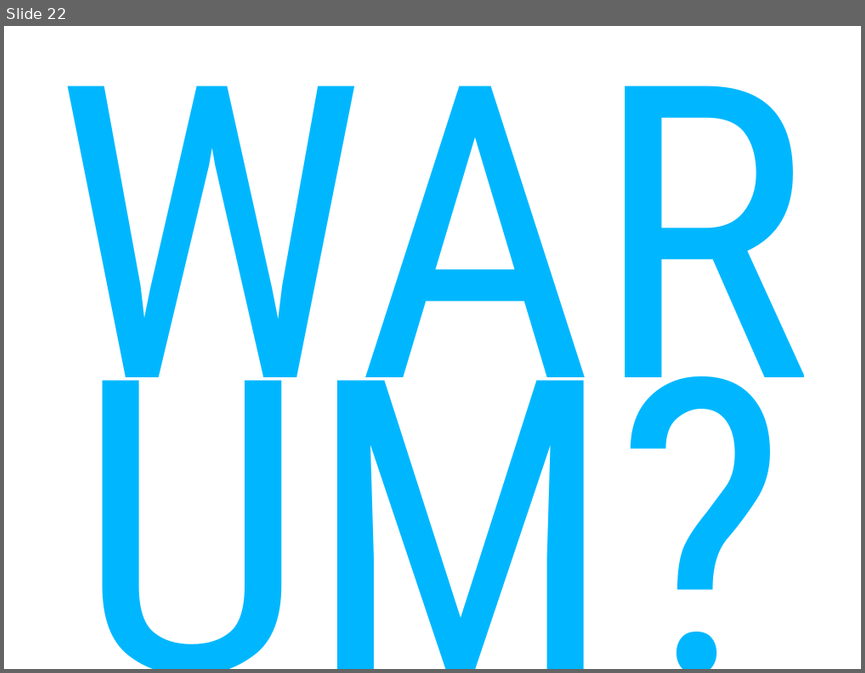
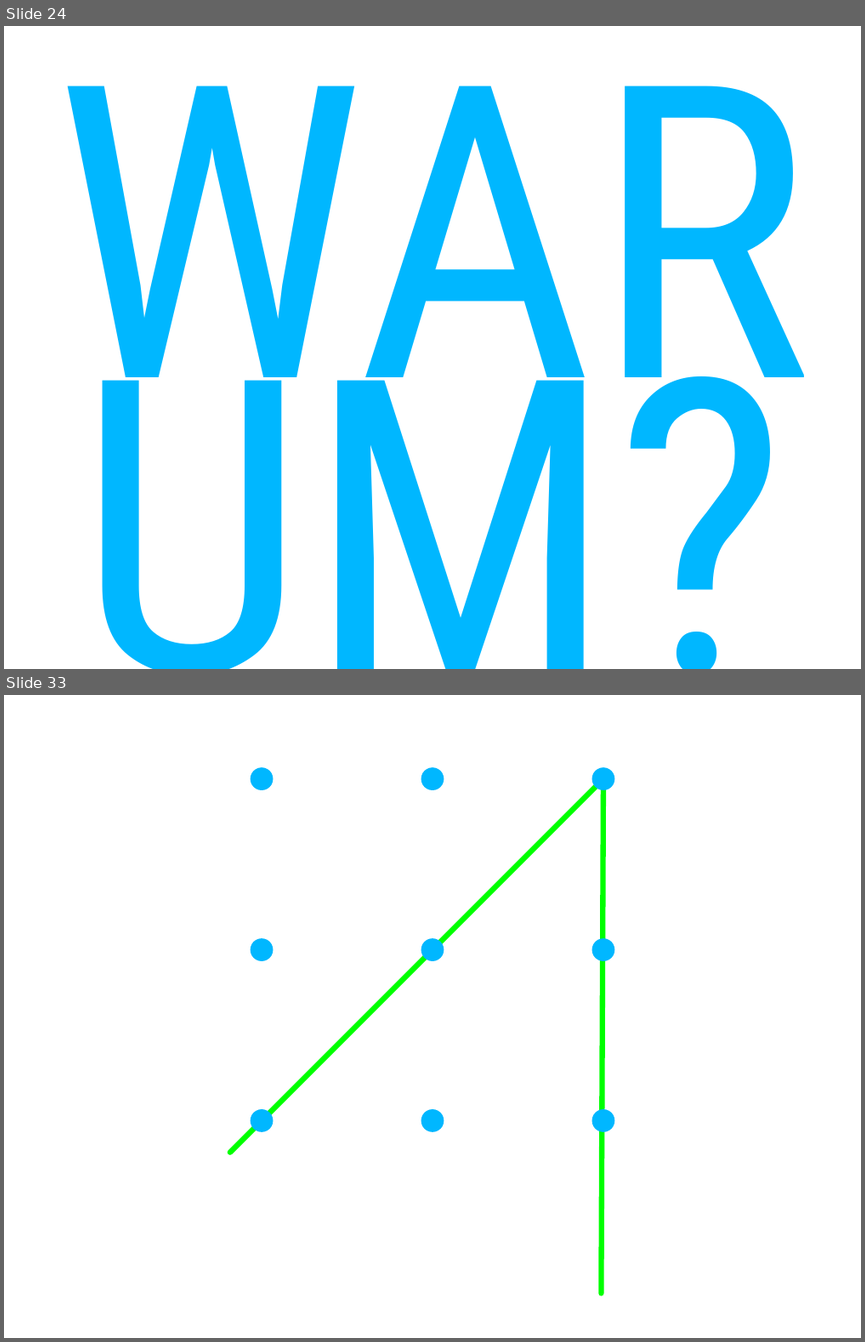
Before and after one commit to cessor/empathiccode, a slide deck: WeaselWords-DotnetDevCon.pptx. Shown one above the other, each under a label of ours: slide 22 before the commit, slides 24 and 33 after it; the slides between them are not shown. The pictures are 865x673 and 865x1342 pixels, drawn with LibreOffice and Linux fonts; fonts in the diff are those of the drawing. Boxes give left, top, right and bottom in pixels: in the first picture for what was removed or moved away, otherwise in the second. Text is boxed around its words. In the diff, an @@ line names an element or a change of style, - is before the commit and + after.

```diff
--- a/WeaselWords-DotnetDevCon.pptx
+++ b/WeaselWords-DotnetDevCon.pptx
@@ slide 33 added at <box>4,695,861,1338</box>, background #FFFFFF @@
@@ ellipse added at <box>250,768,273,791</box>, fill #00B7FF @@
@@ ellipse added at <box>421,768,444,791</box>, fill #00B7FF @@
@@ ellipse added at <box>591,768,615,791</box>, fill #00B7FF @@
@@ line added from (230, 1151) to (596, 787), #00FF00 4.5 pt @@
@@ line added from (603, 790) to (602, 1293), #00FF00 4.5 pt @@
@@ ellipse added at <box>250,938,273,961</box>, fill #00B7FF @@
@@ ellipse added at <box>421,938,444,961</box>, fill #00B7FF @@
@@ ellipse added at <box>591,938,615,961</box>, fill #00B7FF @@
@@ ellipse added at <box>250,1109,273,1132</box>, fill #00B7FF @@
@@ ellipse added at <box>421,1109,444,1132</box>, fill #00B7FF @@
@@ ellipse added at <box>591,1109,615,1132</box>, fill #00B7FF @@
@@ what was slide 22 is now slide 24 @@
```
Also in this commit, not shown: 1 slide changed, 23 other slides added.
